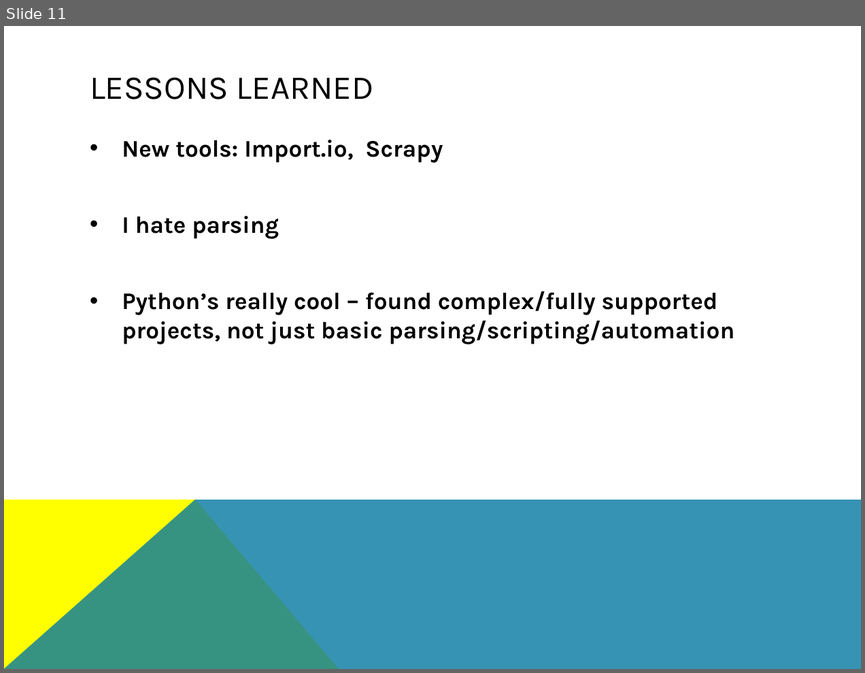
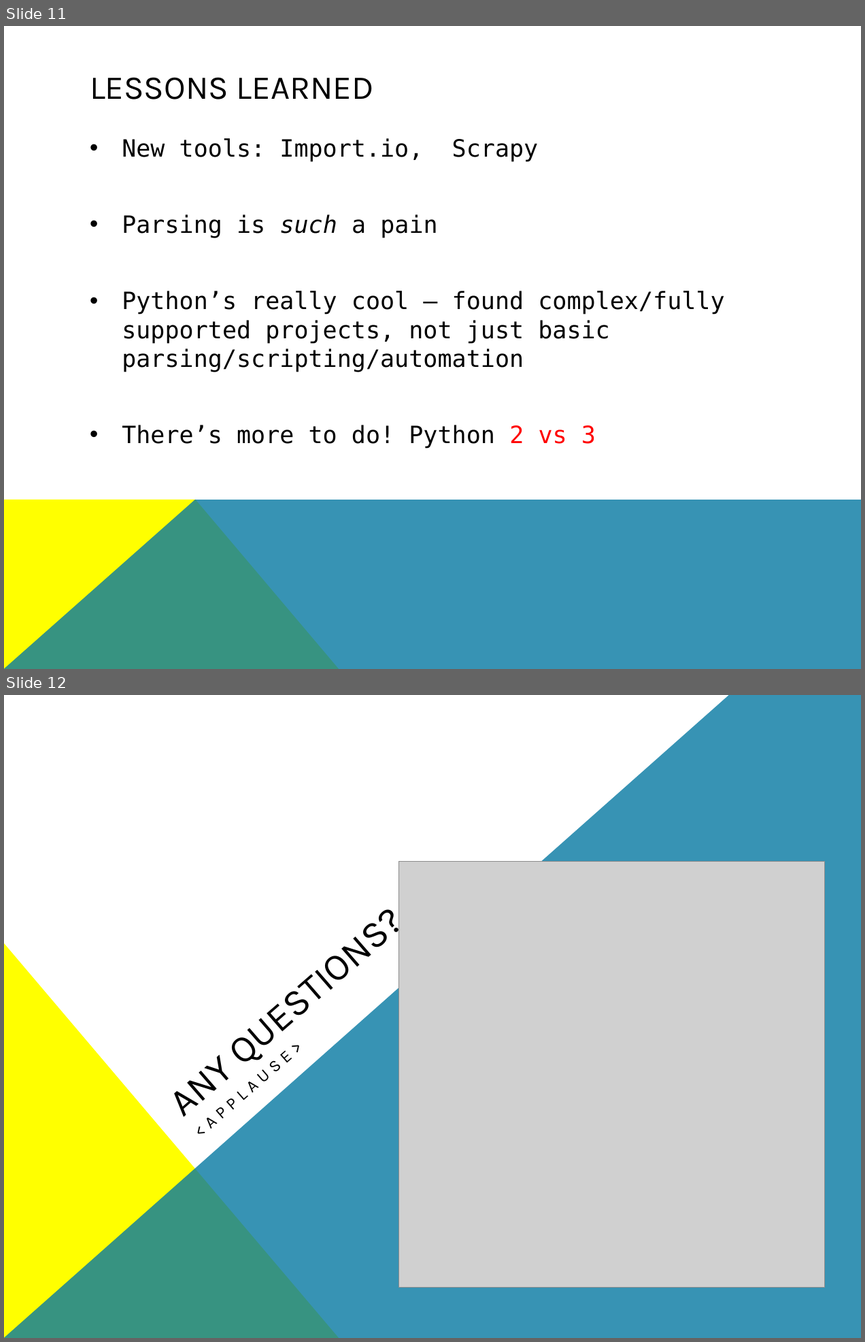
Before and after one commit to eburdon/Seng371-SoftwareEvolutionClassProject, a slide deck: Presentation_PythonEvolution.pptx. Shown one above the other, each under a label of ours: slide 11 before the commit, slides 11 and 12 after it. The pictures are 865x673 and 865x1342 pixels, drawn with LibreOffice and Linux fonts; fonts in the diff are those of the drawing; grey boxes stand for pictures. Boxes give left, top, right and bottom in pixels: in the first picture for what was removed or moved away, otherwise in the second. Text is boxed around its words. In the diff, an @@ line names an element or a change of style, - is before the commit and + after.

```diff
--- a/Presentation_PythonEvolution.pptx
+++ b/Presentation_PythonEvolution.pptx
@@ slide 12 added at (4,695,861,1338), background #FFFFFF @@
@@ freeform shape added at (4,695,861,1338), fill #0578A2 at 80% opacity @@
@@ title added at (108,697,582,1130), 32 pt, text #000000 @@
+ANY QUESTIONS?
@@ subtitle added at (183,730,664,1153), 14 pt, text #000000 @@
+<APPLAUSE>
@@ picture added at (399,861,825,1287) @@
@@ right triangle added at (4,943,339,1338), fill #FFFF00 @@
@@ slide 11 changed as well @@
@@ text at (122,138,724,372): font Karla to DejaVu Sans Mono, bold off in "New tools: Import.io, Scrapy", "Python’s really cool – found complex/fully supported ..." @@
@@ text at (122,214,437,238): text changed; font Karla to DejaVu Sans Mono; bold off @@
-• I hate parsing
+• Parsing is such a pain
@@ text at (122,424,596,448): paragraph added @@
+• There’s more to do! Python 2 vs 3
```
Also in this commit, not shown: 10 other slides changed.
